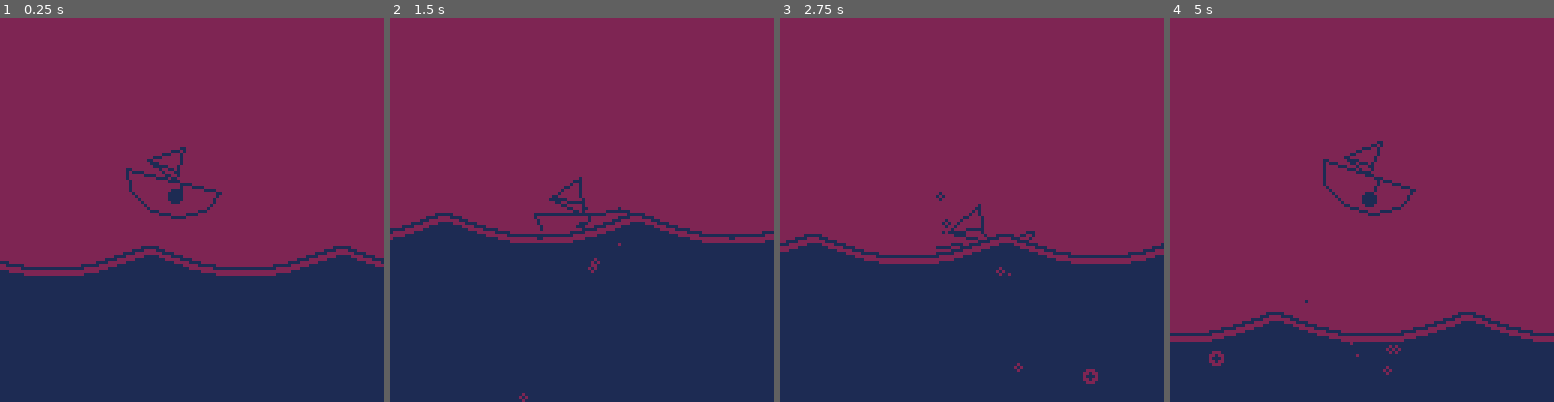
Above: before the commit, frames 1-4 (left to right).
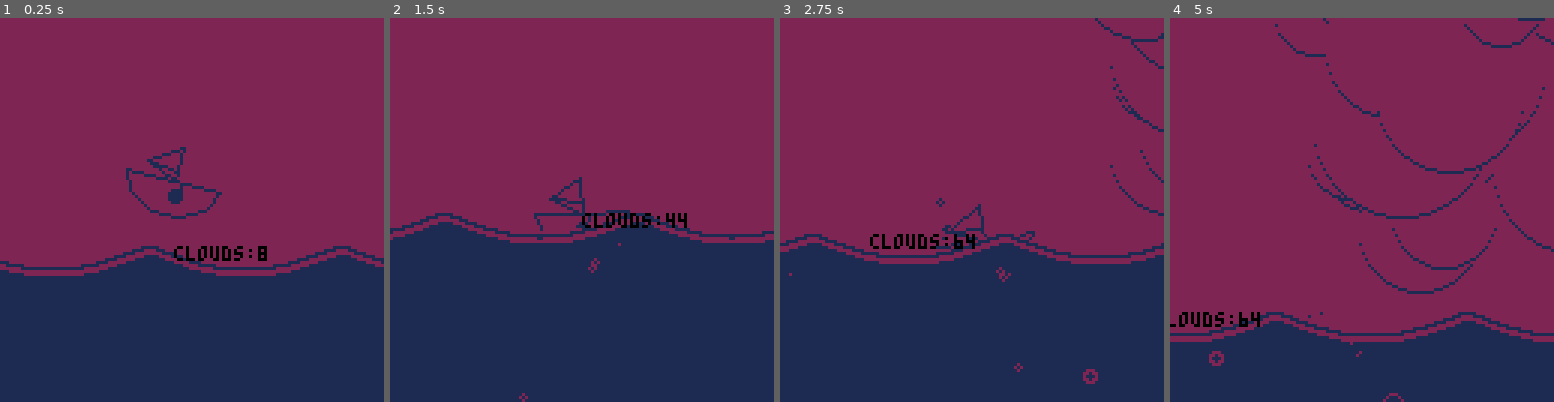
Above: after the commit, the same moments.

Repository: seleb/SimpleJam
Game: PICO-8 cartridge sailin.p8
Two runs of this game, one before a commit and one after it. Both use one fixed random seed, a clock stepped at 60 frames per second and the inputs below.
Inputs:
- Up to frame 1 (0.25 s): no input
- Up to frame 2 (1.5 s): no input
- Up to frame 3 (2.75 s): hold Right 1.6-2.1 s; hold Up 2.15-2.42 s; hold Right from 2.47 s (still down)
- Up to frame 4 (5 s): release Right at 3.03 s; hold Left 3.08-3.58 s; hold Right 4.02-4.68 s; hold Up from 4.73 s (still down)

The runs differ from the first frame. In frame 1, 0.4% of the frame differs, in the area x 45-70%, y 59-64%; in frame 2, 0.5%; in frame 3, 1.1%; in frame 4, 3.1%, in the area x 0-100%, y 0-100%.

Commit message:
clouds, better particles

Diff:
--- a/sailin.p8
+++ b/sailin.p8
@@ -4,6 +4,7 @@
 cam = {}
 player = {}
 bubbles ={}
+clouds = {}
 splashes = {}
 grav = 1
 
@@ -110,6 +111,22 @@
  end
 end
 
+function update_clouds(c)
+ if c.kill then
+  del(clouds,c)
+  return
+ end
+
+ c.x += c.vx
+
+ if abs(c.x-cam.x) > 256+c.r
+ or abs(c.y-cam.y) > 256+c.r
+ then
+  c.kill = true
+  return
+ end
+end
+
 function _update()
  wave_offset += wave_speed
 
@@ -123,8 +140,20 @@
   add(bubbles,b)
  end
 
+
+ if #clouds < 64 then
+  local c = {}
+
+  c.vx = (rnd(abs(wave_speed/3))+0.1)*sgn(wave_speed)
+  c.r = flr(rnd(20))+10
+  c.x = cam.x+(128+rnd(128)+c.r)*sgn(player.vx)
+  c.y = min(wave(cam.x)-c.r-rnd(128),cam.y+rnd(256)-128)
+  add(clouds,c)
+ end
+
  foreach(splashes, update_splashes)
  foreach(bubbles, update_bubbles)
+ foreach(clouds, update_clouds)
 
  --move
  local speed = 0.5
@@ -163,7 +192,7 @@
    for i = 0,abs(player.vy),3 do
     local s = {}
     s.x = player.x + 10*sgn(-player.vx) + rnd(6)-3
-    s.y = player.y + rnd(6)-3
+    s.y = player.y + rnd(6)-1
     s.vx = rnd(2)*sgn(-player.vx)
     s.vy = -rnd(abs(player.vy))-1
     s.r = flr(rnd(2))
@@ -184,6 +213,27 @@
   player.air = true
  end
 
+ if not player.air and abs(player.vx) > 0.1 then
+  if rnd() > 0.5 then
+  local s = {}
+    s.x = player.x + 10*sgn(-player.vx) + rnd(6)-3
+    s.y = player.y + rnd(6)-1
+    s.vx = rnd(2)*sgn(-player.vx)
+    s.vy = -rnd(abs(player.vy))-1
+    s.r = flr(rnd(2))
+    add(splashes,s)
+  end
+  if rnd() > 0.5 then
+   local b = {}
+   b.x = player.x + 10*sgn(player.vx) + rnd(6)-3
+   b.y = pwave + rnd(3)+10
+   b.vx = rnd(2)*sgn(-player.vx)
+   b.vy = rnd(abs(player.vy))+10
+   b.r = flr(rnd(2))
+   add(bubbles,b)
+  end
+ end
+
  player.oldx = player.x
  player.oldy = player.y
 
@@ -225,7 +275,9 @@
  foreach(splashes, draw_splashes)
  draw_waves()
  foreach(bubbles, draw_bubbles)
-
+ foreach(clouds, draw_clouds)
+ color(0)
+ print("clouds:"..#clouds,0,0)
  --[[color(2)
  for x = cam.x,cam.x+128 do
   line(x,11+wave(x),x,12+wave(x+1))
@@ -317,6 +369,13 @@
  end
 end
 
+function draw_clouds(c)
+ color(1)
+ circ(c.x,c.y,c.r)
+ color(2)
+ circfill(c.x,c.y-1,c.r)
+end
+
 function wave(x)
  local t = 64 --period
  local a = 8 --amplitude
